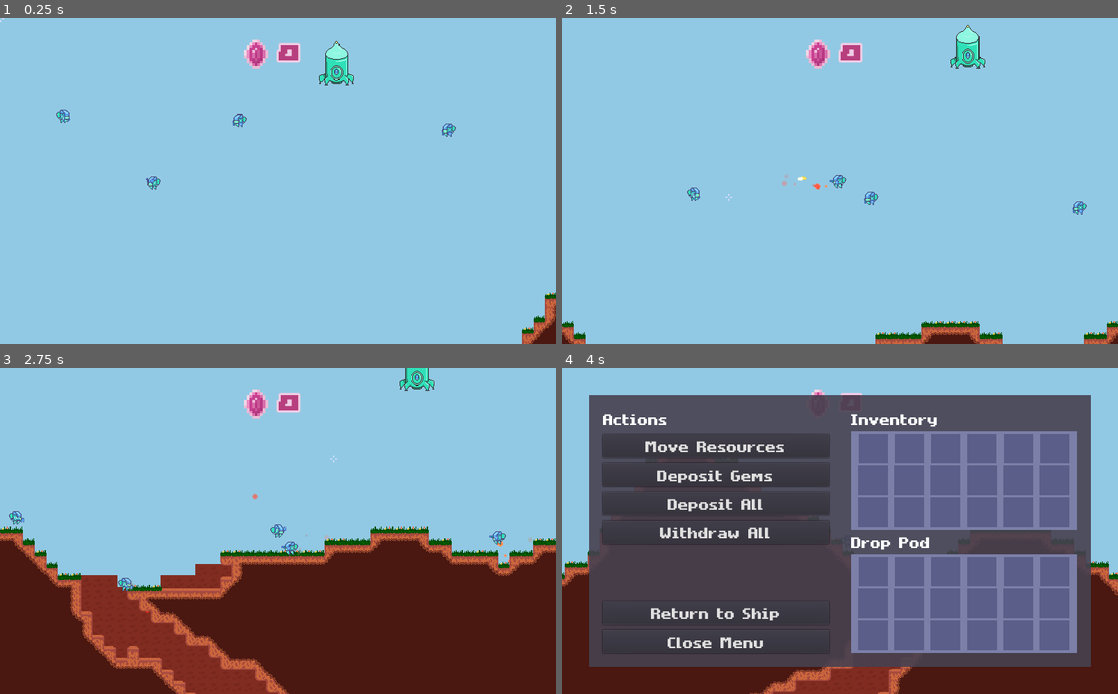
Above: before the commit, frames 1-4 (two rows, left to right).
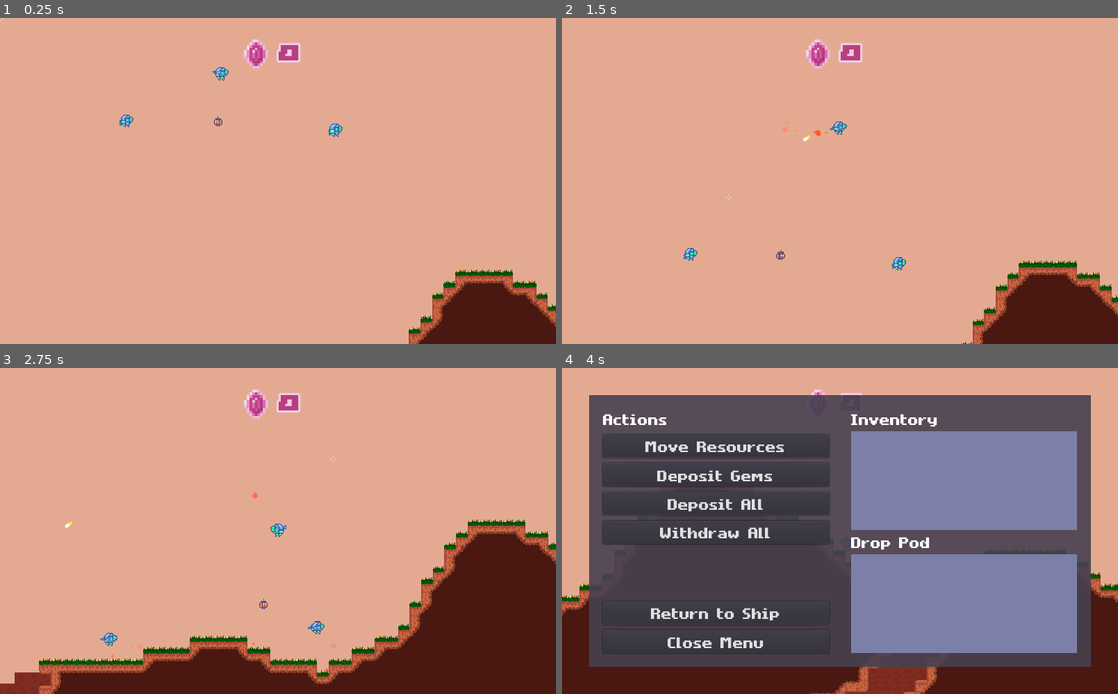
Above: after the commit, the same moments.

Repository: MichaelRRyan/Mecha-Miners
Game: Godot game, scene res://scenes/world/World.tscn
Two runs of this game, one before a commit and one after it. Both use one fixed random seed, a clock stepped at 60 frames per second and the inputs below.
Inputs (mouse positions are in pixels of both pictures, inside the frame that each line leads up to):
- Up to frame 1 (0.25 s): no input
- Up to frame 2 (1.5 s): tap Enter at 0.5 s; move the mouse to (962, 164) at 0.52 s; hold D (move_right) 0.53-1.28 s; hold W (jump) 0.53-1.28 s; move the mouse to (728, 197) at 1.27 s; hold A (move_left) from 1.28 s (still down); click (728, 197) at 1.35 s
- Up to frame 3 (2.75 s): tap W (jump) at 1.52, 1.55, 1.82, 2.3 s; move the mouse to (333, 459) at 2.02 s; release A (move_left) at 2.03 s; hold D (move_right) from 2.03 s (still down); hold Right mouse button (action2) from 2.03 s (still down)
- Up to frame 4 (4 s): move the mouse to (812, 596) at 2.77 s; release Right mouse button (action2) at 2.78 s; tap P (ai_perspective) at 2.85 s; tap W (jump) at 3.02, 3.05, 3.32, 3.77, 3.8 s; move the mouse to (1006, 579) at 3.52 s; release D (move_right) at 3.53 s; hold A (move_left) from 3.53 s (still down); hold E (interact) from 3.53 s (still down)

The runs differ from the first frame. In frame 1, 99% of the frame differs, in the area x 0-100%, y 0-100%; in frame 2, 99%; in frame 3, 86%; in frame 4, 34%.

Commit message:
Added new sprites and a basic mining robot

Diff:
--- a/project.godot
+++ b/project.godot
@@ -196,5 +196,5 @@
 [rendering]
 
 quality/subsurface_scattering/quality=2
-environment/default_clear_color=Color( 0.572549, 0.792157, 0.898039, 1 )
+environment/default_clear_color=Color( 0.898039, 0.670588, 0.572549, 1 )
 environment/default_environment="res://default_env.tres"
--- /dev/null
+++ b/resources/sprite_frames/mecha_green.tres
@@ -0,0 +1,66 @@
+[gd_resource type="SpriteFrames" load_steps=12 format=2]
+
+[ext_resource path="res://assets/images/sprite_sheet.png" type="Texture" id=1]
+
+[sub_resource type="AtlasTexture" id=1]
+atlas = ExtResource( 1 )
+region = Rect2( 0, 99, 32, 33 )
+
+[sub_resource type="AtlasTexture" id=2]
+atlas = ExtResource( 1 )
+region = Rect2( 160, 99, 32, 33 )
+
+[sub_resource type="AtlasTexture" id=7]
+atlas = ExtResource( 1 )
+region = Rect2( 32, 99, 32, 33 )
+
+[sub_resource type="AtlasTexture" id=8]
+atlas = ExtResource( 1 )
+region = Rect2( 64, 99, 32, 33 )
+
+[sub_resource type="AtlasTexture" id=9]
+atlas = ExtResource( 1 )
+region = Rect2( 96, 99, 32, 33 )
+
+[sub_resource type="AtlasTexture" id=10]
+atlas = ExtResource( 1 )
+region = Rect2( 128, 99, 32, 33 )
+
+[sub_resource type="AtlasTexture" id=3]
+atlas = ExtResource( 1 )
+region = Rect2( 96, 99, 32, 33 )
+
+[sub_resource type="AtlasTexture" id=4]
+atlas = ExtResource( 1 )
+region = Rect2( 64, 99, 32, 33 )
+
+[sub_resource type="AtlasTexture" id=5]
+atlas = ExtResource( 1 )
+region = Rect2( 32, 99, 32, 33 )
+
+[sub_resource type="AtlasTexture" id=6]
+atlas = ExtResource( 1 )
+region = Rect2( 128, 99, 32, 33 )
+
+[resource]
+animations = [ {
+"frames": [ SubResource( 1 ) ],
+"loop": true,
+"name": "idle",
+"speed": 5.0
+}, {
+"frames": [ SubResource( 2 ) ],
+"loop": true,
+"name": "jump",
+"speed": 5.0
+}, {
+"frames": [ SubResource( 7 ), SubResource( 8 ), SubResource( 9 ), SubResource( 10 ) ],
+"loop": true,
+"name": "walk",
+"speed": 15.0
+}, {
+"frames": [ SubResource( 3 ), SubResource( 4 ), SubResource( 5 ), SubResource( 6 ) ],
+"loop": true,
+"name": "walk_reversed",
+"speed": 15.0
+} ]
--- /dev/null
+++ b/resources/tile_sets/DamageIndicatorTiles.tres
@@ -0,0 +1,47 @@
+[gd_resource type="TileSet" load_steps=2 format=2]
+
+[ext_resource path="res://assets/images/sprite_sheet.png" type="Texture" id=1]
+
+[resource]
+0/name = "spritesheet.png 0"
+0/texture = ExtResource( 1 )
+0/tex_offset = Vector2( 0, 0 )
+0/modulate = Color( 1, 1, 1, 1 )
+0/region = Rect2( 96, 144, 16, 16 )
+0/tile_mode = 0
+0/occluder_offset = Vector2( 0, 0 )
+0/navigation_offset = Vector2( 0, 0 )
+0/shape_offset = Vector2( 0, 0 )
+0/shape_transform = Transform2D( 1, 0, 0, 1, 0, 0 )
+0/shape_one_way = false
+0/shape_one_way_margin = 0.0
+0/shapes = [  ]
+0/z_index = 0
+1/name = "spritesheet.png 1"
+1/texture = ExtResource( 1 )
+1/tex_offset = Vector2( 0, 0 )
+1/modulate = Color( 1, 1, 1, 1 )
+1/region = Rect2( 112, 144, 16, 16 )
+1/tile_mode = 0
+1/occluder_offset = Vector2( 0, 0 )
+1/navigation_offset = Vector2( 0, 0 )
+1/shape_offset = Vector2( 0, 0 )
+1/shape_transform = Transform2D( 1, 0, 0, 1, 0, 0 )
+1/shape_one_way = false
+1/shape_one_way_margin = 0.0
+1/shapes = [  ]
+1/z_index = 0
+2/name = "spritesheet.png 2"
+2/texture = ExtResource( 1 )
+2/tex_offset = Vector2( 0, 0 )
+2/modulate = Color( 1, 1, 1, 1 )
+2/region = Rect2( 128, 144, 16, 16 )
+2/tile_mode = 0
+2/occluder_offset = Vector2( 0, 0 )
+2/navigation_offset = Vector2( 0, 0 )
+2/shape_offset = Vector2( 0, 0 )
+2/shape_transform = Transform2D( 1, 0, 0, 1, 0, 0 )
+2/shape_one_way = false
+2/shape_one_way_margin = 0.0
+2/shapes = [  ]
+2/z_index = 0
--- a/scenes/AIController.tscn
+++ b/scenes/AIController.tscn
@@ -15,6 +15,7 @@
 script = ExtResource( 2 )
 
 [node name="ItemSensor" type="Area2D" parent="."]
+visible = false
 script = ExtResource( 3 )
 
 [node name="CollisionShape2D" type="CollisionShape2D" parent="ItemSensor"]
@@ -23,4 +24,8 @@
 [node name="SpatialSensor" type="Node2D" parent="."]
 script = ExtResource( 4 )
 
+[node name="GroundSensor" type="RayCast2D" parent="."]
+visible = false
+cast_to = Vector2( 0, 32 )
+
 [connection signal="body_entered" from="ItemSensor" to="ItemSensor" method="_on_ItemSensor_body_entered"]
--- a/scenes/Bullet.tscn
+++ b/scenes/Bullet.tscn
@@ -1,17 +1,18 @@
 [gd_scene load_steps=3 format=2]
 
-[ext_resource path="res://assets/images/spritesheet.png" type="Texture" id=1]
+[ext_resource path="res://assets/images/sprite_sheet.png" type="Texture" id=1]
 [ext_resource path="res://scripts/Bullet.gd" type="Script" id=2]
 
 [node name="Bullet" type="Node2D"]
 script = ExtResource( 2 )
+max_distance = 400.0
 
 [node name="Sprite" type="Sprite" parent="."]
 position = Vector2( 0, -0.5 )
 texture = ExtResource( 1 )
 offset = Vector2( 6, 0 )
 region_enabled = true
-region_rect = Rect2( 128, 80, 16, 16 )
+region_rect = Rect2( 128, 160, 16, 16 )
 
 [node name="RayCast2D" type="RayCast2D" parent="."]
 cast_to = Vector2( 10, 0 )
--- a/scenes/CrystalShard.tscn
+++ b/scenes/CrystalShard.tscn
@@ -1,6 +1,6 @@
 [gd_scene load_steps=13 format=2]
 
-[ext_resource path="res://assets/images/spritesheet.png" type="Texture" id=1]
+[ext_resource path="res://assets/images/sprite_sheet.png" type="Texture" id=1]
 [ext_resource path="res://scripts/CrystalShard.gd" type="Script" id=2]
 [ext_resource path="res://assets/images/particle_small.png" type="Texture" id=3]
 
--- a/scenes/CrystalsAmount.tscn
+++ b/scenes/CrystalsAmount.tscn
@@ -1,11 +1,11 @@
 [gd_scene load_steps=5 format=2]
 
-[ext_resource path="res://assets/images/spritesheet.png" type="Texture" id=1]
+[ext_resource path="res://assets/images/sprite_sheet.png" type="Texture" id=1]
 [ext_resource path="res://assets/fonts/kraken.ttf" type="DynamicFontData" id=2]
 
 [sub_resource type="AtlasTexture" id=1]
 atlas = ExtResource( 1 )
-region = Rect2( 144, 80, 16, 16 )
+region = Rect2( 144, 160, 16, 16 )
 
 [sub_resource type="DynamicFont" id=2]
 size = 64
@@ -37,9 +37,6 @@
 rect_min_size = Vector2( 78, 0 )
 texture = SubResource( 1 )
 stretch_mode = 5
-__meta__ = {
-"_edit_use_anchors_": false
-}
 
 [node name="Amount" type="Label" parent="."]
 anchor_left = 0.5
--- a/scenes/Cursor.tscn
+++ b/scenes/Cursor.tscn
@@ -1,7 +1,7 @@
 [gd_scene load_steps=4 format=2]
 
 [ext_resource path="res://scripts/Cursor.gd" type="Script" id=1]
-[ext_resource path="res://assets/images/spritesheet.png" type="Texture" id=2]
+[ext_resource path="res://assets/images/sprite_sheet.png" type="Texture" id=2]
 
 [sub_resource type="CircleShape2D" id=1]
 radius = 1.0
@@ -10,7 +10,7 @@
 z_index = 100
 texture = ExtResource( 2 )
 region_enabled = true
-region_rect = Rect2( 175, 64, 17, 17 )
+region_rect = Rect2( 176, 144, 16, 16 )
 script = ExtResource( 1 )
 hover_color = Color( 0.960784, 0.313726, 0.313726, 1 )
 
--- a/scenes/Drill.tscn
+++ b/scenes/Drill.tscn
@@ -1,6 +1,6 @@
 [gd_scene load_steps=3 format=2]
 
-[ext_resource path="res://assets/images/spritesheet.png" type="Texture" id=1]
+[ext_resource path="res://assets/images/sprite_sheet.png" type="Texture" id=1]
 [ext_resource path="res://scripts/Drill.gd" type="Script" id=2]
 
 [node name="Drill" type="Sprite"]
--- a/scenes/DropPod.tscn
+++ b/scenes/DropPod.tscn
@@ -1,6 +1,6 @@
 [gd_scene load_steps=5 format=2]
 
-[ext_resource path="res://assets/images/spritesheet.png" type="Texture" id=1]
+[ext_resource path="res://assets/images/sprite_sheet.png" type="Texture" id=1]
 [ext_resource path="res://scripts/DropPod.gd" type="Script" id=2]
 
 [sub_resource type="RectangleShape2D" id=1]
--- a/scenes/Gun.tscn
+++ b/scenes/Gun.tscn
@@ -1,7 +1,7 @@
 [gd_scene load_steps=3 format=2]
 
 [ext_resource path="res://scripts/Gun.gd" type="Script" id=1]
-[ext_resource path="res://assets/images/spritesheet.png" type="Texture" id=2]
+[ext_resource path="res://assets/images/sprite_sheet.png" type="Texture" id=2]
 
 [node name="Gun" type="Sprite"]
 texture = ExtResource( 2 )
--- a/scenes/Player.tscn
+++ /dev/null
@@ -1,108 +0,0 @@
-[gd_scene load_steps=19 format=2]
-
-[ext_resource path="res://assets/images/spritesheet.png" type="Texture" id=1]
-[ext_resource path="res://scripts/Player.gd" type="Script" id=2]
-[ext_resource path="res://scenes/Gun.tscn" type="PackedScene" id=3]
-[ext_resource path="res://scenes/Jetpack.tscn" type="PackedScene" id=4]
-[ext_resource path="res://scripts/MechArms.gd" type="Script" id=5]
-[ext_resource path="res://scenes/Drill.tscn" type="PackedScene" id=6]
-
-[sub_resource type="AtlasTexture" id=2]
-atlas = ExtResource( 1 )
-region = Rect2( 0, 64, 32, 32 )
-
-[sub_resource type="AtlasTexture" id=11]
-atlas = ExtResource( 1 )
-region = Rect2( 64, 64, 32, 32 )
-
-[sub_resource type="AtlasTexture" id=3]
-atlas = ExtResource( 1 )
-region = Rect2( 0, 96, 32, 32 )
-
-[sub_resource type="AtlasTexture" id=4]
-atlas = ExtResource( 1 )
-region = Rect2( 32, 96, 32, 32 )
-
-[sub_resource type="AtlasTexture" id=5]
-atlas = ExtResource( 1 )
-region = Rect2( 64, 96, 32, 32 )
-
-[sub_resource type="AtlasTexture" id=6]
-atlas = ExtResource( 1 )
-region = Rect2( 96, 96, 32, 32 )
-
-[sub_resource type="AtlasTexture" id=7]
-atlas = ExtResource( 1 )
-region = Rect2( 64, 96, 32, 32 )
-
-[sub_resource type="AtlasTexture" id=8]
-atlas = ExtResource( 1 )
-region = Rect2( 32, 96, 32, 32 )
-
-[sub_resource type="AtlasTexture" id=9]
-atlas = ExtResource( 1 )
-region = Rect2( 0, 96, 32, 32 )
-
-[sub_resource type="AtlasTexture" id=10]
-atlas = ExtResource( 1 )
-region = Rect2( 96, 96, 32, 32 )
-
-[sub_resource type="SpriteFrames" id=12]
-animations = [ {
-"frames": [ SubResource( 2 ) ],
-"loop": true,
-"name": "idle",
-"speed": 5.0
-}, {
-"frames": [ SubResource( 11 ) ],
-"loop": true,
-"name": "jump",
-"speed": 5.0
-}, {
-"frames": [ SubResource( 3 ), SubResource( 4 ), SubResource( 5 ), SubResource( 6 ) ],
-"loop": true,
-"name": "walk",
-"speed": 15.0
-}, {
-"frames": [ SubResource( 7 ), SubResource( 8 ), SubResource( 9 ), SubResource( 10 ) ],
-"loop": true,
-"name": "walk_reversed",
-"speed": 15.0
-} ]
-
-[sub_resource type="CapsuleShape2D" id=13]
-radius = 5.0
-height = 4.0
-
-[node name="Player" type="KinematicBody2D" groups=["player"]]
-collision_layer = 2
-collision_mask = 3
-script = ExtResource( 2 )
-horizontal_movement/max_speed = 50.0
-horizontal_movement/time_to_max_speed = 0.1
-horizontal_movement/time_to_full_stop = 0.1
-vertical_movement/jump_height = 32.0
-vertical_movement/time_to_jump_peak = 0.6
-
-[node name="AnimatedSprite" type="AnimatedSprite" parent="."]
-frames = SubResource( 12 )
-animation = "idle"
-offset = Vector2( 0, -6 )
-
-[node name="CollisionShape2D" type="CollisionShape2D" parent="."]
-visible = false
-shape = SubResource( 13 )
-
-[node name="Jetpack" parent="." instance=ExtResource( 4 )]
-
-[node name="Arms" type="Node2D" parent="."]
-script = ExtResource( 5 )
-
-[node name="Equipped1" parent="Arms" instance=ExtResource( 3 )]
-position = Vector2( -1.5, 1 )
-z_index = 2
-
-[node name="Equipped2" parent="Arms" instance=ExtResource( 6 )]
-
-[node name="Feet" type="Node2D" parent="."]
-position = Vector2( 0, 9 )
--- /dev/null
+++ b/scenes/entities/MiningBot.tscn
@@ -0,0 +1,57 @@
+[gd_scene load_steps=7 format=2]
+
+[ext_resource path="res://scenes/entities/Player.tscn" type="PackedScene" id=1]
+[ext_resource path="res://assets/images/sprite_sheet.png" type="Texture" id=2]
+[ext_resource path="res://scenes/AIController.tscn" type="PackedScene" id=3]
+
+[sub_resource type="AtlasTexture" id=13]
+atlas = ExtResource( 2 )
+region = Rect2( 224, 32, 16, 16 )
+
+[sub_resource type="SpriteFrames" id=12]
+animations = [ {
+"frames": [ SubResource( 13 ) ],
+"loop": true,
+"name": "idle",
+"speed": 5.0
+}, {
+"frames": [ SubResource( 13 ) ],
+"loop": true,
+"name": "jump",
+"speed": 5.0
+}, {
+"frames": [ SubResource( 13 ) ],
+"loop": true,
+"name": "walk",
+"speed": 15.0
+}, {
+"frames": [ SubResource( 13 ) ],
+"loop": true,
+"name": "walk_reversed",
+"speed": 15.0
+} ]
+
+[sub_resource type="CapsuleShape2D" id=14]
+radius = 5.0
+height = 0.0
+
+[node name="MiningBot" instance=ExtResource( 1 )]
+
+[node name="AnimatedSprite" parent="." index="0"]
+frames = SubResource( 12 )
+animation = "jump"
+
+[node name="CollisionShape2D" parent="." index="1"]
+position = Vector2( 0, -1 )
+shape = SubResource( 14 )
+
+[node name="Jetpack" parent="." index="2"]
+position = Vector2( 0, 2 )
+
+[node name="Equipped1" parent="Arms" index="0"]
+visible = false
+
+[node name="Equipped2" parent="Arms" index="1"]
+visible = false
+
+[node name="AIController" parent="." index="5" instance=ExtResource( 3 )]
--- /dev/null
+++ b/scenes/entities/Player.tscn
@@ -0,0 +1,47 @@
+[gd_scene load_steps=8 format=2]
+
+[ext_resource path="res://resources/sprite_frames/mecha_green.tres" type="SpriteFrames" id=1]
+[ext_resource path="res://scripts/Player.gd" type="Script" id=2]
+[ext_resource path="res://scenes/Gun.tscn" type="PackedScene" id=3]
+[ext_resource path="res://scenes/Jetpack.tscn" type="PackedScene" id=4]
+[ext_resource path="res://scripts/MechArms.gd" type="Script" id=5]
+[ext_resource path="res://scenes/Drill.tscn" type="PackedScene" id=6]
+
+[sub_resource type="CapsuleShape2D" id=13]
+radius = 5.0
+height = 4.0
+
+[node name="Player" type="KinematicBody2D" groups=["player"]]
+collision_layer = 2
+collision_mask = 3
+script = ExtResource( 2 )
+horizontal_movement/max_speed = 50.0
+horizontal_movement/time_to_max_speed = 0.1
+horizontal_movement/time_to_full_stop = 0.1
+vertical_movement/jump_height = 32.0
+vertical_movement/time_to_jump_peak = 0.6
+
+[node name="AnimatedSprite" type="AnimatedSprite" parent="."]
+frames = ExtResource( 1 )
+animation = "idle"
+offset = Vector2( 0, -2.5 )
+
+[node name="CollisionShape2D" type="CollisionShape2D" parent="."]
+shape = SubResource( 13 )
+
+[node name="Jetpack" parent="." instance=ExtResource( 4 )]
+
+[node name="Arms" type="Node2D" parent="."]
+script = ExtResource( 5 )
+
+[node name="Equipped1" parent="Arms" instance=ExtResource( 3 )]
+position = Vector2( -1.5, 1 )
+z_index = 2
+region_rect = Rect2( 192, 48, 32, 16 )
+
+[node name="Equipped2" parent="Arms" instance=ExtResource( 6 )]
+position = Vector2( 6, 0 )
+region_rect = Rect2( 192, 32, 32, 16 )
+
+[node name="Feet" type="Node2D" parent="."]
+position = Vector2( 0, 9 )
--- a/scenes/ui/InventoryUI.tscn
+++ b/scenes/ui/InventoryUI.tscn
@@ -1,6 +1,6 @@
 [gd_scene load_steps=7 format=2]
 
-[ext_resource path="res://assets/images/spritesheet.png" type="Texture" id=1]
+[ext_resource path="res://assets/images/sprite_sheet.png" type="Texture" id=1]
 [ext_resource path="res://scripts/ui/InventoryUI.gd" type="Script" id=2]
 [ext_resource path="res://scenes/ui/ItemSlot.tscn" type="PackedScene" id=4]
 
--- a/scenes/ui/ItemSlot.tscn
+++ b/scenes/ui/ItemSlot.tscn
@@ -1,9 +1,10 @@
 [gd_scene load_steps=10 format=2]
 
-[ext_resource path="res://assets/images/spritesheet.png" type="Texture" id=1]
+[ext_resource path="res://assets/images/sprite_sheet.png" type="Texture" id=1]
 [ext_resource path="res://resources/themes/MenuTheme.tres" type="Theme" id=2]
 [ext_resource path="res://assets/fonts/matchup_pro.ttf" type="DynamicFontData" id=3]
 [ext_resource path="res://scripts/ui/ItemSlot.gd" type="Script" id=4]
+
 
 [sub_resource type="AtlasTexture" id=1]
 atlas = ExtResource( 1 )
--- a/scenes/world/Terrain.tscn
+++ b/scenes/world/Terrain.tscn
@@ -1,54 +1,10 @@
-[gd_scene load_steps=7 format=2]
+[gd_scene load_steps=6 format=2]
 
-[ext_resource path="res://assets/images/spritesheet.png" type="Texture" id=1]
+[ext_resource path="res://resources/tile_sets/DamageIndicatorTiles.tres" type="TileSet" id=1]
 [ext_resource path="res://scripts/Terrain.gd" type="Script" id=2]
 [ext_resource path="res://resources/tile_sets/DetailTiles.tres" type="TileSet" id=3]
 [ext_resource path="res://resources/tile_sets/ForegroundTiles.tres" type="TileSet" id=4]
 [ext_resource path="res://resources/tile_sets/BackgroundTiles.tres" type="TileSet" id=5]
-
-[sub_resource type="TileSet" id=49]
-0/name = "spritesheet.png 0"
-0/texture = ExtResource( 1 )
-0/tex_offset = Vector2( 0, 0 )
-0/modulate = Color( 1, 1, 1, 1 )
-0/region = Rect2( 96, 64, 16, 16 )
-0/tile_mode = 0
-0/occluder_offset = Vector2( 0, 0 )
-0/navigation_offset = Vector2( 0, 0 )
-0/shape_offset = Vector2( 0, 0 )
-0/shape_transform = Transform2D( 1, 0, 0, 1, 0, 0 )
-0/shape_one_way = false
-0/shape_one_way_margin = 0.0
-0/shapes = [  ]
-0/z_index = 0
-1/name = "spritesheet.png 1"
-1/texture = ExtResource( 1 )
-1/tex_offset = Vector2( 0, 0 )
-1/modulate = Color( 1, 1, 1, 1 )
-1/region = Rect2( 112, 64, 16, 16 )
-1/tile_mode = 0
-1/occluder_offset = Vector2( 0, 0 )
-1/navigation_offset = Vector2( 0, 0 )
-1/shape_offset = Vector2( 0, 0 )
-1/shape_transform = Transform2D( 1, 0, 0, 1, 0, 0 )
-1/shape_one_way = false
-1/shape_one_way_margin = 0.0
-1/shapes = [  ]
-1/z_index = 0
-2/name = "spritesheet.png 2"
-2/texture = ExtResource( 1 )
-2/tex_offset = Vector2( 0, 0 )
-2/modulate = Color( 1, 1, 1, 1 )
-2/region = Rect2( 128, 64, 16, 16 )
-2/tile_mode = 0
-2/occluder_offset = Vector2( 0, 0 )
-2/navigation_offset = Vector2( 0, 0 )
-2/shape_offset = Vector2( 0, 0 )
-2/shape_transform = Transform2D( 1, 0, 0, 1, 0, 0 )
-2/shape_one_way = false
-2/shape_one_way_margin = 0.0
-2/shapes = [  ]
-2/z_index = 0
 
 [node name="Terrain" type="Node2D" groups=["terrain"]]
 z_index = -100
@@ -70,7 +26,7 @@
 
 [node name="DamageIndicators" type="TileMap" parent="."]
 z_index = 1
-tile_set = SubResource( 49 )
+tile_set = ExtResource( 1 )
 cell_size = Vector2( 16, 16 )
 format = 1
 
--- a/scenes/world/TestWorld.tscn
+++ b/scenes/world/TestWorld.tscn
@@ -4,7 +4,7 @@
 [ext_resource path="res://scenes/GUIManager.tscn" type="PackedScene" id=2]
 [ext_resource path="res://scenes/world/Terrain.tscn" type="PackedScene" id=3]
 [ext_resource path="res://scenes/DropPod.tscn" type="PackedScene" id=4]
-[ext_resource path="res://scenes/Player.tscn" type="PackedScene" id=5]
+[ext_resource path="res://scenes/entities/Player.tscn" type="PackedScene" id=5]
 [ext_resource path="res://scenes/Cursor.tscn" type="PackedScene" id=6]
 [ext_resource path="res://scripts/BulletManager.gd" type="Script" id=7]
 [ext_resource path="res://scripts/PlayerManager.gd" type="Script" id=8]
--- a/scenes/world/World.tscn
+++ b/scenes/world/World.tscn
@@ -1,15 +1,16 @@
-[gd_scene load_steps=11 format=2]
+[gd_scene load_steps=12 format=2]
 
 [ext_resource path="res://scenes/world/Terrain.tscn" type="PackedScene" id=1]
 [ext_resource path="res://scenes/Cursor.tscn" type="PackedScene" id=2]
 [ext_resource path="res://scenes/AIController.tscn" type="PackedScene" id=3]
 [ext_resource path="res://scripts/PlayerManager.gd" type="Script" id=4]
 [ext_resource path="res://scripts/BulletManager.gd" type="Script" id=5]
-[ext_resource path="res://scenes/Player.tscn" type="PackedScene" id=6]
-[ext_resource path="res://scripts/world/WorldGenerator.gd" type="Script" id=7]
+[ext_resource path="res://scenes/entities/Player.tscn" type="PackedScene" id=6]
+[ext_resource path="res://scenes/world/WorldGenerator.tscn" type="PackedScene" id=7]
 [ext_resource path="res://scripts/player/FollowPoint.gd" type="Script" id=8]
 [ext_resource path="res://scenes/GUIManager.tscn" type="PackedScene" id=9]
 [ext_resource path="res://scenes/DropPod.tscn" type="PackedScene" id=10]
+[ext_resource path="res://scenes/entities/MiningBot.tscn" type="PackedScene" id=12]
 
 [node name="World" type="Node2D"]
 
@@ -17,50 +18,13 @@
 
 [node name="Terrain" parent="." instance=ExtResource( 1 )]
 
-[node name="WorldGenerator" type="Node2D" parent="Terrain"]
-script = ExtResource( 7 )
-width = 150
-cave_height = 300
-min_caves = 2
-max_caves = 3
-cave_movement_volatility = 50
-min_main_cave_radius = 1
-max_main_cave_radius = 8
-min_branch_radius = 1
-branch_threshold = 0.35
-chance_to_branch = 0.02
-max_branch_rotation = 0.05
-minerals_lower_threshold = 0.659
-minerals_upper_threshold = 0.85
-minerals_height_modifier_intensity = 0.302
-randomize_seed = null
-clear = null
-ground_height/script = null
-ground_height/octaves = 7
-ground_height/period = 24.223
-ground_height/lacunarity = 2.17
-ground_height/persistence = 0.271
-cave_horizontal/script = null
-cave_horizontal/octaves = 5
-cave_horizontal/period = 35.503
-cave_horizontal/lacunarity = 2.236
-cave_horizontal/persistence = 0.5
-cave_radius/script = null
-cave_radius/octaves = 5
-cave_radius/period = 61.404
-cave_radius/lacunarity = 22.52
-cave_radius/persistence = 0.428
-minerals/script = null
-minerals/octaves = 3
-minerals/period = 6.217
-minerals/lacunarity = 0.843
-minerals/persistence = 0.374
+[node name="WorldGenerator" parent="Terrain" instance=ExtResource( 7 )]
 
 [node name="PlayerManager" type="Node2D" parent="." groups=["player_manager"]]
 script = ExtResource( 4 )
 
 [node name="SpawnPoint" type="Node2D" parent="PlayerManager"]
-position = Vector2( 707, 109 )
+position = Vector2( 957, -42 )
 
 [node name="Player" parent="PlayerManager" instance=ExtResource( 6 )]
 position = Vector2( 1166, 93 )
@@ -129,6 +93,9 @@
 [node name="DropPod" parent="." instance=ExtResource( 10 )]
 position = Vector2( 960, -53 )
 
+[node name="MiningBot" parent="." instance=ExtResource( 12 )]
+position = Vector2( 953, 27 )
+
 [connection signal="menu_toggled" from="GUIManager" to="Cursor" method="_on_GUIManager_menu_toggled"]
 [connection signal="crystal_amount_changed" from="PlayerManager/Player" to="GUIManager" method="_on_Player_crystal_amount_changed"]
 [connection signal="new_velocity" from="PlayerManager/Player" to="PlayerManager/Player/FollowPoint" method="_on_Player_new_velocity"]
--- /dev/null
+++ b/scenes/world/WorldGenerator.tscn
@@ -0,0 +1,42 @@
+[gd_scene load_steps=2 format=2]
+
+[ext_resource path="res://scripts/world/WorldGenerator.gd" type="Script" id=1]
+
+[node name="WorldGenerator" type="Node2D"]
+script = ExtResource( 1 )
+width = 150
+cave_height = 300
+min_caves = 2
+max_caves = 3
+cave_movement_volatility = 50
+min_main_cave_radius = 1
+max_main_cave_radius = 8
+min_branch_radius = 1
+branch_threshold = 0.35
+chance_to_branch = 0.02
+max_branch_rotation = 0.05
+minerals_lower_threshold = 0.659
+minerals_upper_threshold = 0.85
+minerals_height_modifier_intensity = 0.302
+randomize_seed = null
+clear = null
+ground_height/script = null
+ground_height/octaves = 7
+ground_height/period = 24.223
+ground_height/lacunarity = 2.17
+ground_height/persistence = 0.271
+cave_horizontal/script = null
+cave_horizontal/octaves = 5
+cave_horizontal/period = 35.503
+cave_horizontal/lacunarity = 2.236
+cave_horizontal/persistence = 0.5
+cave_radius/script = null
+cave_radius/octaves = 5
+cave_radius/period = 61.404
+cave_radius/lacunarity = 22.52
+cave_radius/persistence = 0.428
+minerals/script = null
+minerals/octaves = 3
+minerals/period = 6.217
+minerals/lacunarity = 0.843
+minerals/persistence = 0.374
--- a/scripts/PlayerManager.gd
+++ b/scripts/PlayerManager.gd
@@ -1,6 +1,6 @@
 extends Node2D
 
-onready var PlayerScene = preload("res://scenes/Player.tscn")
+onready var PlayerScene = preload("res://scenes/entities/Player.tscn")
 
 export var base_player_health : float = 5.0
 
--- a/scripts/ai/AIController.gd
+++ b/scripts/ai/AIController.gd
@@ -149,3 +149,12 @@
 
 
 #-------------------------------------------------------------------------------
+func _process(delta):
+	var raycast : RayCast2D = $GroundSensor
+	raycast.force_raycast_update()
+	if raycast.is_colliding():
+		if raycast.get_collider().is_in_group("terrain"):
+			subject.thrust_jetpack(delta)
+
+
+#-------------------------------------------------------------------------------
Binary file added: assets/images/sprite_sheet.png
Not shown, changed: assets/images/sprite_sheet.png.import
Binary file removed: assets/images/spritesheet.png
